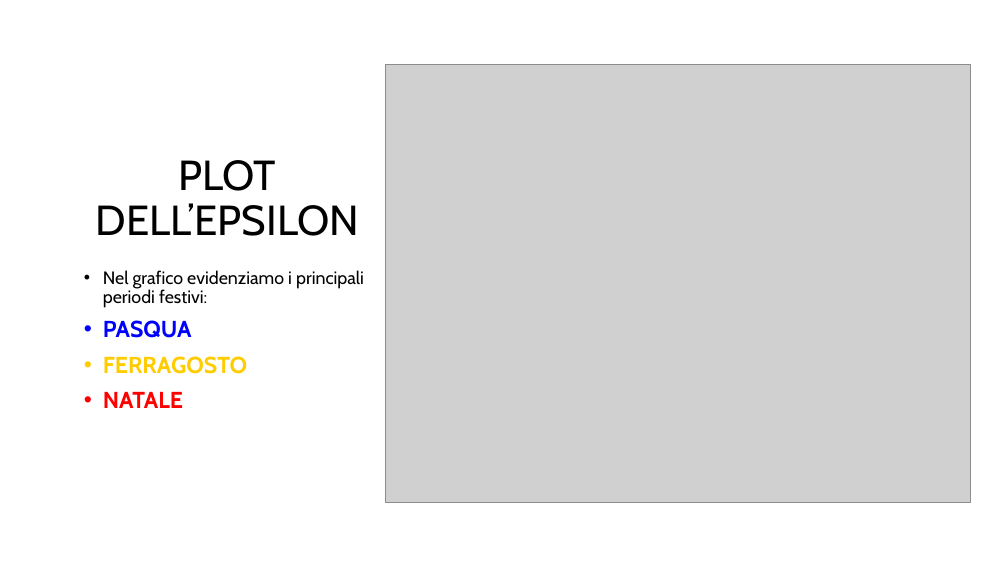
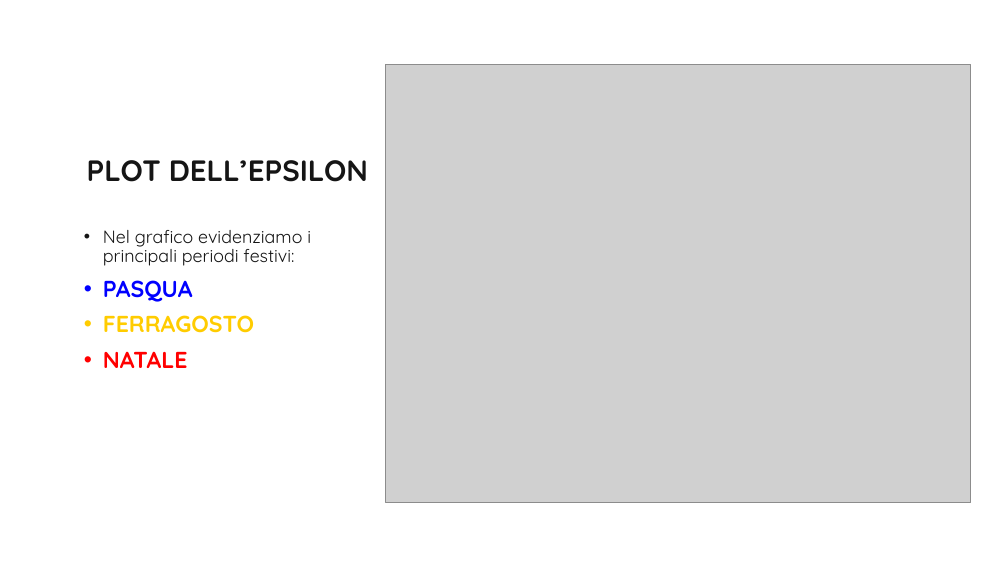
Before and after one commit to r1cky0/Italian-energy-consumption-prediction, a slide deck: slide 16 of presentazione_imad.pptx. Drawn at 1008x567 pixels with LibreOffice and Linux fonts; fonts in the diff are those of the drawing; grey boxes stand for pictures; background and template pictures are left out. Boxes give left, top, right and bottom in pixels: in the first picture for what was removed or moved away, otherwise in the second. Text is boxed around its words. In the diff, an @@ line names an element or a change of style, - is before the commit and + after.

```diff
--- a/presentazione_imad.pptx
+++ b/presentazione_imad.pptx
@@ title "PLOT DELL’EPSILON": place and size @@
-title "PLOT DELL’EPSILON" at (96, 160, 359, 236)
+title "PLOT DELL’EPSILON" at (87, 160, 368, 182)
@@ title "PLOT DELL’EPSILON" at (87, 160, 368, 182): size 40 to 28 pt, font Cabin to Quicksand, text colour #000000 to #151515, bold on @@
@@ text "Nel grafico evidenziamo i principali ...": place and size @@
-text "Nel grafico evidenziamo i principali ..." at (103, 270, 364, 408)
+text "Nel grafico evidenziamo i principali ..." at (103, 230, 311, 368)
@@ text "Nel grafico evidenziamo i principali ..." at (103, 230, 311, 368): font Cabin to Quicksand; text colour #000000 to #151515 in "Nel grafico evidenziamo i principali periodi festivi:" @@
```
Also in this commit, not shown: 18 other slides changed, 2 other files.
